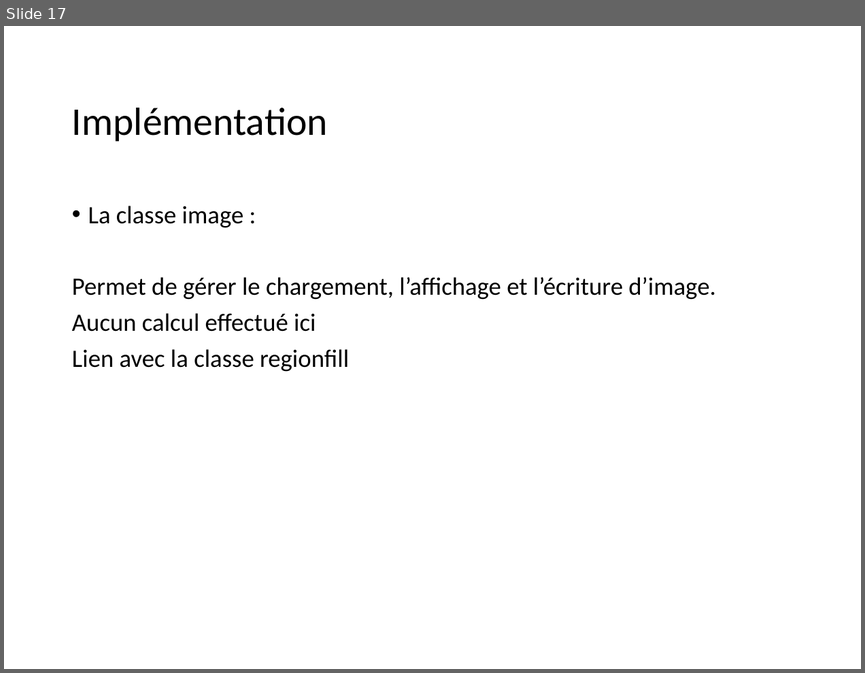
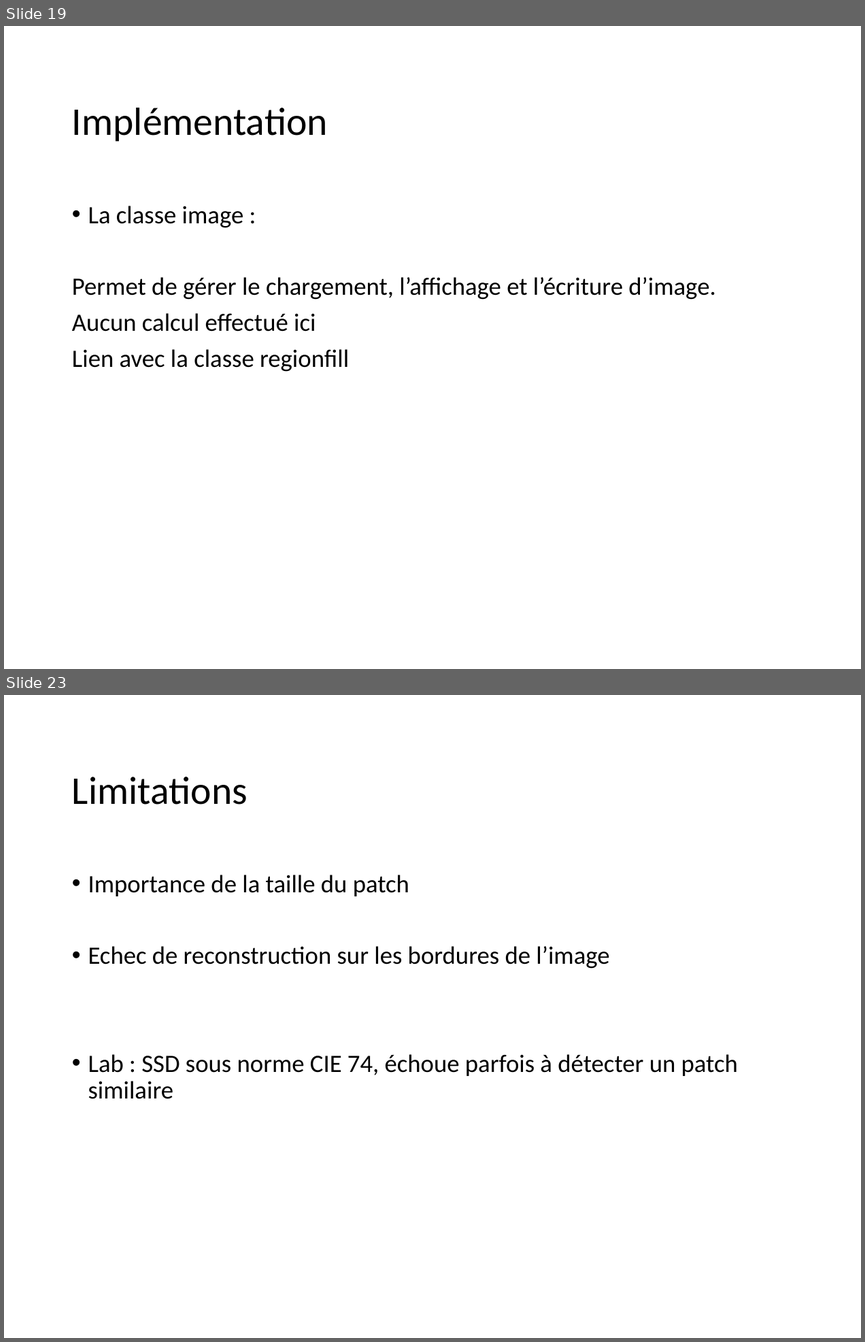
Before and after one commit to CharlyGirotNYU/Inpainting, a slide deck: ppt/Inpainting.pptx. Shown one above the other, each under a label of ours: slide 17 before the commit, slides 19 and 23 after it; the slides between them are not shown. The pictures are 865x673 and 865x1342 pixels, drawn with LibreOffice and Linux fonts; fonts in the diff are those of the drawing. Boxes give left, top, right and bottom in pixels: in the first picture for what was removed or moved away, otherwise in the second. Text is boxed around its words. In the diff, an @@ line names an element or a change of style, - is before the commit and + after.

```diff
--- a/ppt/Inpainting.pptx
+++ b/ppt/Inpainting.pptx
@@ slide 23 added at (4, 695, 861, 1338), background #FFFFFF @@
@@ title added at (72, 777, 247, 804), 33 pt, text #000000 @@
+Limitations
@@ text added at (88, 875, 738, 1099), 21 pt, text #000000 @@
+• Importance de la taille du patch
+• Echec de reconstruction sur les bordures de l’image
+• Lab : SSD sous norme CIE 74, échoue parfois à détecter un patch similaire
@@ what was slide 17 is now slide 19 @@
```
Also in this commit, not shown: 7 slides changed, 6 other slides added, 2 slides removed.
